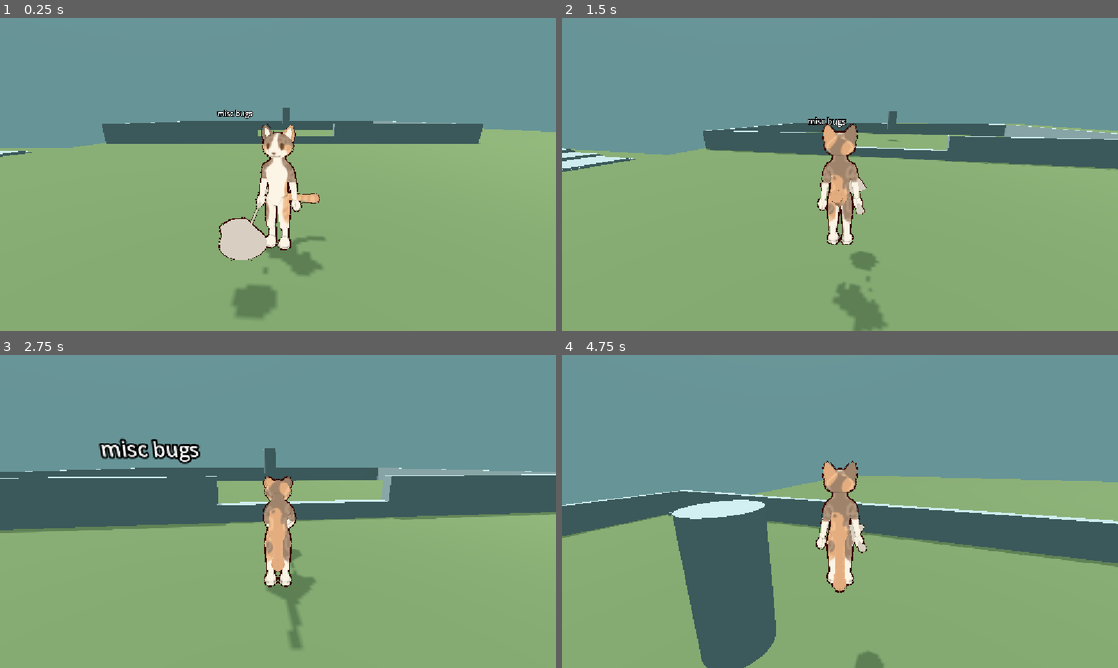
Above: before the commit, frames 1-4 (two rows, left to right).
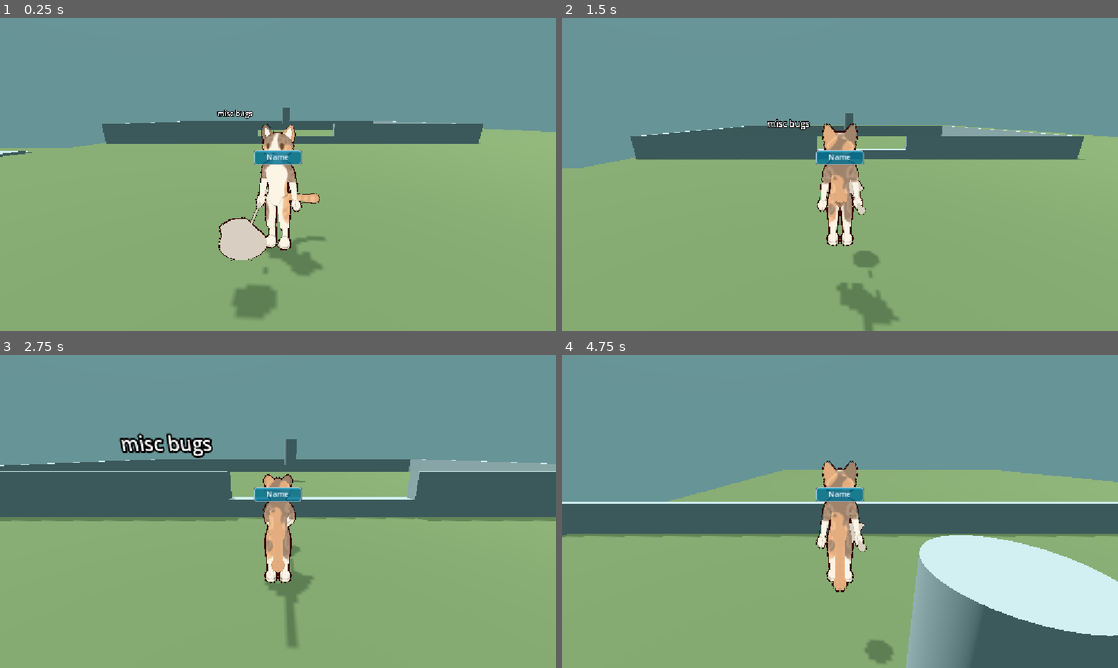
Above: after the commit, the same moments.

Repository: LaurenZeigler/Bug-Catcher
Game: Godot game, scene res://assets/_Scenes/Prototyping/Playground.tscn
Same seed, same stepped clock (60 frames per second), same inputs: the game is played once before the commit and once after it.
Inputs (mouse positions are in pixels of both pictures, inside the frame that each line leads up to):
- Up to frame 1 (0.25 s): no input
- Up to frame 2 (1.5 s): move the mouse to (867, 174) at 0.52 s; hold Ctrl (sneak) 0.53-1.28 s; hold W (move_up) from 0.53 s (still down); tap Space (jump) at 0.77 s; move the mouse to (812, 174) at 1.27 s; tap Shift (sprint) at 1.35 s
- Up to frame 3 (2.75 s): keep holding W (move_up); tap Space (jump) at 1.52 s; move the mouse to (289, 505) at 2.02 s; hold E (use_tool) from 2.03 s (still down)
- Up to frame 4 (4.75 s): keep holding W (move_up); move the mouse to (834, 517) at 2.77 s; release E (use_tool) at 2.78 s; tap Ctrl (sneak) at 2.85 s; tap Space (jump) at 3.02, 3.77, 4.52 s; move the mouse to (878, 514) at 3.52 s; hold Shift (sprint) 3.53-4.28 s; move the mouse to (795, 508) at 4.27 s; tap E (use_tool) at 4.35 s

The runs differ from the first frame. In frame 1, 0.4% of the frame differs, in the area x 45-55%, y 42-47%; in frame 2, 6.8%; in frame 3, 9.7%; in frame 4, 29%, in the area x 0-100%, y 33-100%.

Commit message:
Fixed name popups

Diff:
--- a/bugc/assets/MainCharacter/Inventory/iFunction/Play_Menu.tscn
+++ b/bugc/assets/MainCharacter/Inventory/iFunction/Play_Menu.tscn
@@ -465,24 +465,6 @@
 
 [node name="Popups" parent="TAB_menu" unique_id=526934980 instance=ExtResource("7_3fjay")]
 
-[node name="UI2" type="CanvasLayer" parent="TAB_menu/Popups" unique_id=1050364625]
-
-[node name="ItemNamePopup2" type="PopupPanel" parent="TAB_menu/Popups" unique_id=485266250]
-unique_name_in_owner = true
-oversampling_override = 1.0
-position = Vector2i(526, 274)
-size = Vector2i(100, 31)
-
-[node name="VBoxContainer" type="VBoxContainer" parent="TAB_menu/Popups/ItemNamePopup2" unique_id=622070478]
-offset_left = 4.0
-offset_top = 4.0
-offset_right = 96.0
-offset_bottom = 27.0
-
-[node name="ItemName" type="Label" parent="TAB_menu/Popups/ItemNamePopup2/VBoxContainer" unique_id=334962354]
-layout_mode = 2
-text = "Name"
-
 [connection signal="pressed" from="ESC_menu/Control/Panel/ContinueBtn" to="." method="_on_continue_btn_pressed"]
 [connection signal="pressed" from="ESC_menu/Control/Panel/ExitBtn" to="." method="_on_exit_btn_pressed"]
 [connection signal="pressed" from="TAB_menu/UI_Inventory/ToolsBtn" to="." method="_on_tools_btn_pressed"]
--- a/bugc/assets/MainCharacter/Inventory/iFunction/Popups.tscn
+++ b/bugc/assets/MainCharacter/Inventory/iFunction/Popups.tscn
@@ -1,6 +1,17 @@
 [gd_scene format=3 uid="uid://bweg7s45c3aii"]
 
 [ext_resource type="Script" uid="uid://co4y4nqedyxn2" path="res://assets/MainCharacter/Inventory/iFunction/popups.gd" id="1_65bxa"]
+
+[sub_resource type="StyleBoxFlat" id="StyleBoxFlat_0d4pk"]
+bg_color = Color(0, 0.7607843, 1, 0.57254905)
+border_width_left = 2
+border_width_top = 2
+border_width_right = 2
+border_width_bottom = 2
+corner_radius_top_left = 5
+corner_radius_top_right = 5
+corner_radius_bottom_right = 5
+corner_radius_bottom_left = 5
 
 [node name="Popups" type="Control" unique_id=526934980]
 visible = false
@@ -15,17 +26,20 @@
 [node name="UI" type="CanvasLayer" parent="." unique_id=1622570570]
 
 [node name="ItemNamePopup" type="PopupPanel" parent="." unique_id=152941339]
-unique_name_in_owner = true
 oversampling_override = 1.0
 position = Vector2i(526, 274)
 size = Vector2i(100, 31)
+visible = true
+theme_override_styles/panel = SubResource("StyleBoxFlat_0d4pk")
 
 [node name="VBoxContainer" type="VBoxContainer" parent="ItemNamePopup" unique_id=1595287827]
-offset_left = 4.0
-offset_top = 4.0
-offset_right = 96.0
-offset_bottom = 27.0
+offset_left = 2.0
+offset_top = 2.0
+offset_right = 98.0
+offset_bottom = 29.0
 
 [node name="ItemName" type="Label" parent="ItemNamePopup/VBoxContainer" unique_id=900415851]
 layout_mode = 2
 text = "Name"
+horizontal_alignment = 1
+text_overrun_behavior = 3
--- a/bugc/assets/MainCharacter/Inventory/iFunction/popups.gd
+++ b/bugc/assets/MainCharacter/Inventory/iFunction/popups.gd
@@ -1,5 +1,5 @@
 extends Control
-@onready var itemLabel = $ItemNamePopup2/VBoxContainer/ItemName
+@onready var itemLabel = $ItemNamePopup/VBoxContainer/ItemName
 
 func ItemPopup(slot: Rect2i, item):
 	var mouse_pos = get_viewport().get_mouse_position()
@@ -7,12 +7,12 @@
 	var padding = 0
 
 	if mouse_pos.x <= get_viewport_rect().size.x/2:
-		correction = Vector2i(slot.size.x + padding, 0)
+		correction = Vector2i(slot.size.x + padding, 10)
 	else:
-		correction = -Vector2i(%ItemNamePopup.size.x + padding, 0)
+		correction = -Vector2i($ItemNamePopup.size.x + padding, 10)
 
-	%ItemNamePopup.popup(Rect2i(slot.position + correction, %ItemNamePopup.size))
+	$ItemNamePopup.popup(Rect2i(slot.position + correction, $ItemNamePopup.size))
 	itemLabel.text = str(item.item_name)
 
 func HideNamePopup():
-	%ItemNamePopup.hide()
+	$ItemNamePopup.hide()
